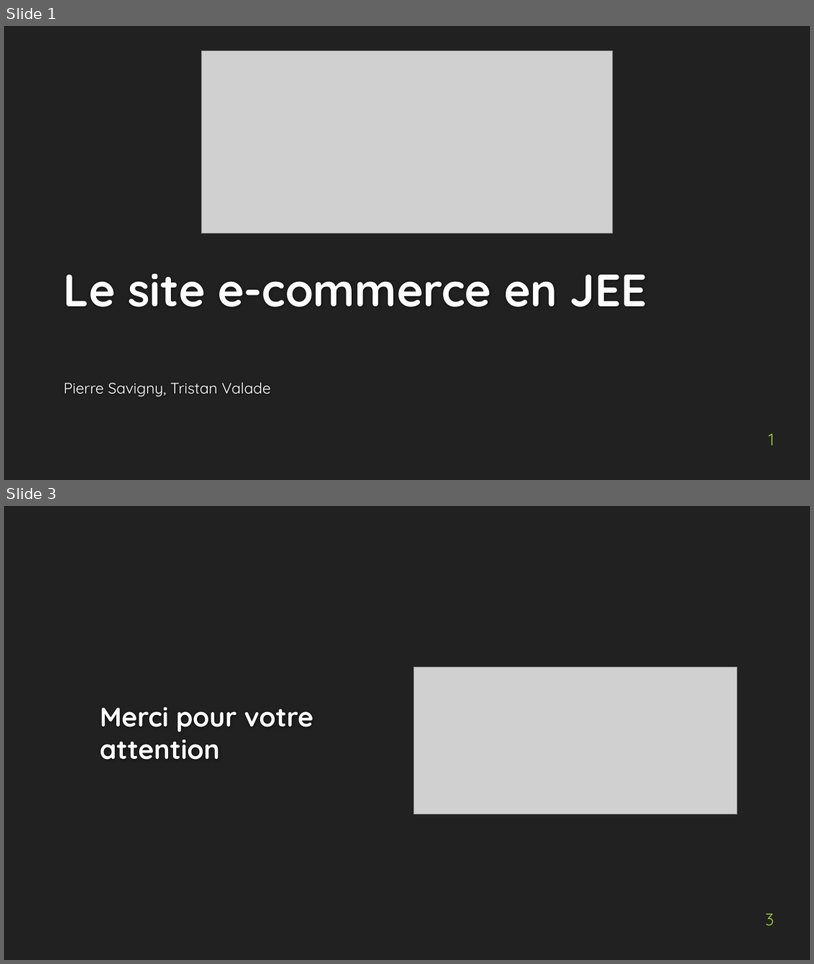
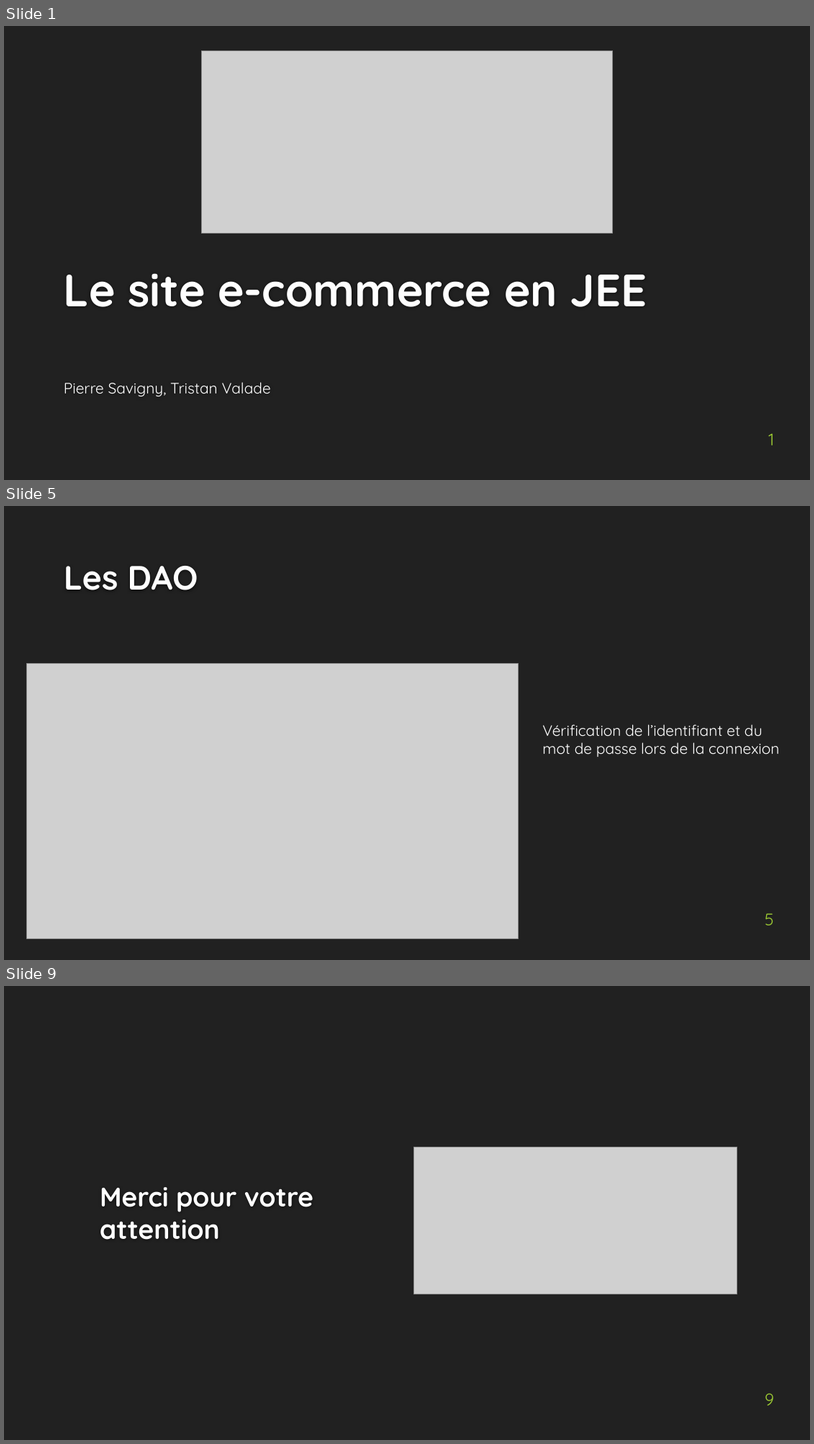
Before and after one commit to Xogiga/JEE_WoTM, a slide deck: presentation_jee.pptx. Shown one above the other, each under a label of ours: slides 1 and 3 before the commit, slides 1, 5 and 9 after it; the slides between them are not shown. The pictures are 814x964 and 814x1444 pixels, drawn with LibreOffice and Linux fonts; fonts in the diff are those of the drawing; grey boxes stand for pictures; background and template pictures are left out. Boxes give left, top, right and bottom in pixels: in the first picture for what was removed or moved away, otherwise in the second. Text is boxed around its words. In the diff, an @@ line names an element or a change of style, - is before the commit and + after.

```diff
--- a/presentation_jee.pptx
+++ b/presentation_jee.pptx
@@ slide 5 added at [4, 506, 810, 960], background #212121 @@
@@ title added at [64, 566, 198, 590], 40 pt, text #FEFEFE, bold @@
+Les DAO
@@ picture added at [26, 663, 519, 939] @@
@@ text added at [543, 724, 779, 757], 18 pt, text #FFFFFF @@
+Vérification de l’identifiant et du mot de passe lors de la connexion
@@ page number added at [765, 913, 774, 925], 20 pt, text #9ECD33 @@
+5
@@ what was slide 3 is now slide 9 @@
@@ page number at [765, 1393, 774, 1405]: text changed @@
-3
+9
```
Also in this commit, not shown: 1 slide changed, 5 other slides added, 2 other files.
